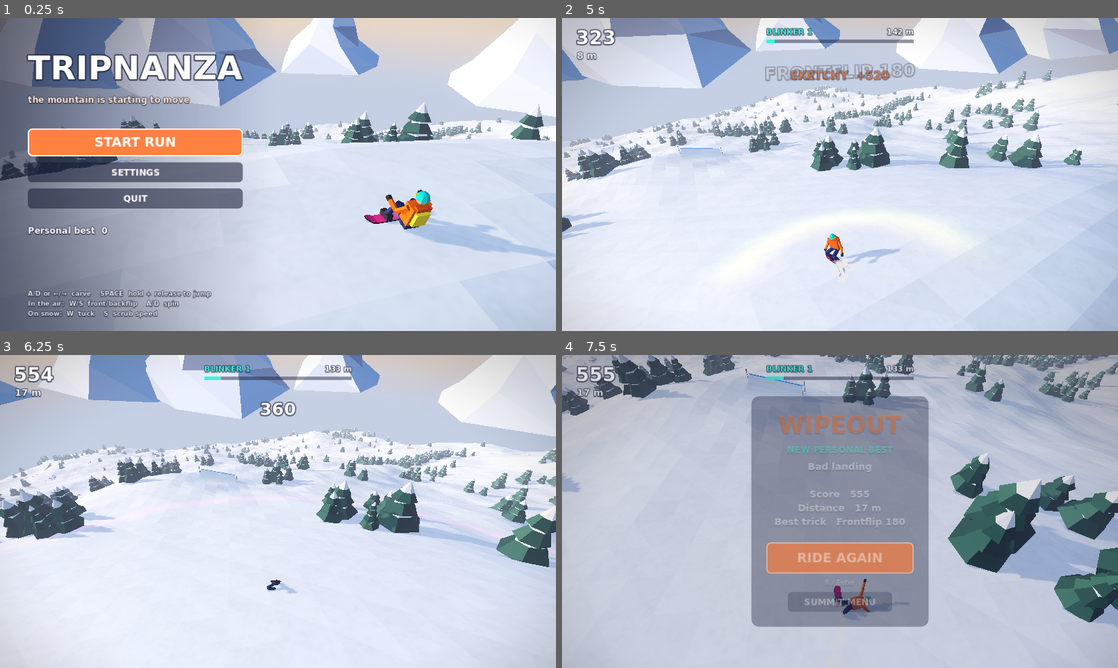
Above: before the commit, frames 1-4 (two rows, left to right).
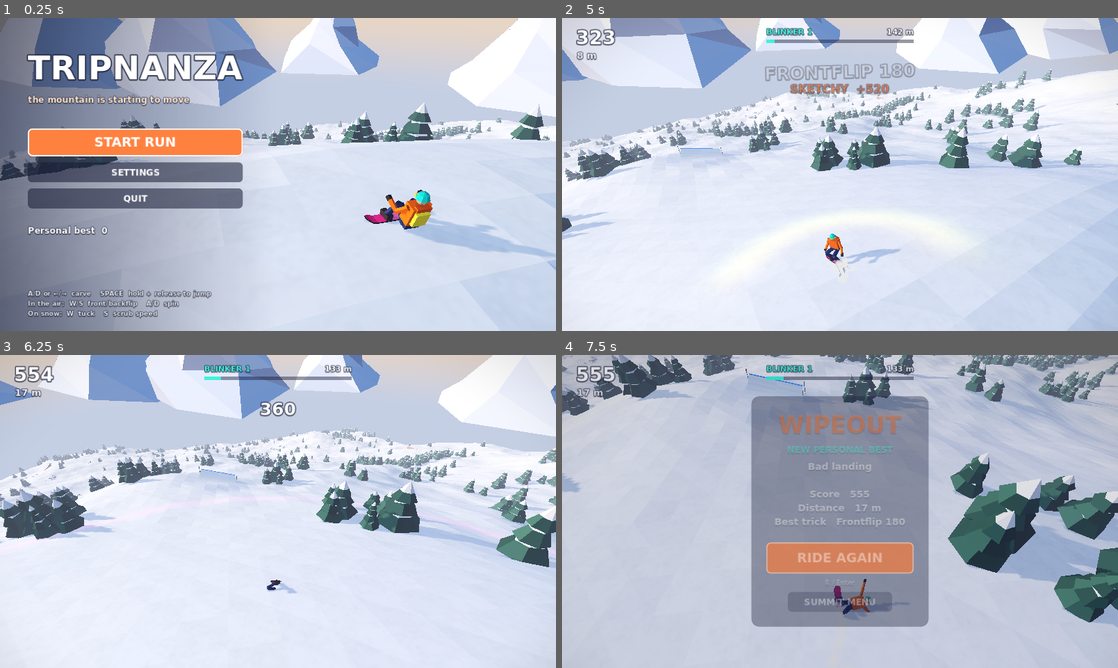
Above: after the commit, the same moments.

Repository: baughcooper2-alt/Tripnanza
Game: Godot game, scene res://scenes/main.tscn
Same seed, same stepped clock (60 frames per second), same inputs: the game is played once before the commit and once after it.
Inputs:
- Up to frame 1 (0.25 s): no input
- Up to frame 2 (5 s): click "START RUN" at 0.5 s; tap Enter at 1.25, 1.55, 2.1, 3.8, 4.35 s; hold D (steer_right) 1.28-2.03 s; hold R (ride_again) 1.28-2.03 s; tap Space (jump) at 1.52, 1.82, 2.27, 2.3, 2.57, 3.77, 4.07 s; hold S (lean_back) 2.03-2.78 s; hold D (steer_right) 2.78-3.53 s; hold Space (jump) 2.78-3.53 s; tap R (ride_again) at 3.05, 3.6 s; hold W (lean_forward) 3.53-4.28 s; hold A (steer_left) from 4.28 s (still down); hold Space (jump) from 4.28 s (still down)
- Up to frame 3 (6.25 s): release Space (jump) at 5.03 s; tap P at 5.1 s; tap Space (jump) at 5.27, 5.57 s; tap R (ride_again) at 5.3 s; release A (steer_left) at 5.78 s; hold S (lean_back) from 5.78 s (still down); hold R (ride_again) from 5.78 s (still down); tap Enter at 6.05 s
- Up to frame 4 (7.5 s): release S (lean_back) at 6.53 s; release R (ride_again) at 6.53 s; hold D (steer_right) 6.53-7.28 s; tap Enter at 6.6 s; tap Space (jump) at 6.77, 6.8, 7.07 s; hold W (lean_forward) from 7.28 s (still down); hold Space (jump) from 7.28 s (still down)

The runs differ from the first frame. In frame 2, 0.9% of the frame differs, in the area x 41-59%, y 16-25%; in frame 3, less than 0.1%; in frame 4, less than 0.1%.

Commit message:
Tune handling, camera, trip readability; fix kaleidoscope leak; exports
- Turn rates/drag tuned for ~20-26 m/s cruising
- Held carve/tuck inputs no longer spin/flip on unplanned air
- Crash camera rises toward top-down; rings stay ahead of camera
- Post kaleidoscope blends colours (no rider copies), bottom masked
- Decor uses alpha blend so colour reads on snow; peak saturation
- macOS ETC2/ASTC enabled so the universal export works
- Music node, restart guard, test hooks

Co-Authored-By: Claude Opus 5.5 <noreply@anthropic.com>
Claude-Session: https://claude.ai/code/session_01DdUZmH6awG3NLJ6CxKHS2j

Diff:
--- a/project.godot
+++ b/project.godot
@@ -28,6 +28,8 @@
 common/physics_ticks_per_second=60
 
 [rendering]
+
+textures/vram_compression/import_etc2_astc=true
 
 renderer/rendering_method="forward_plus"
 anti_aliasing/quality/msaa_3d=1
--- a/scenes/main.tscn
+++ b/scenes/main.tscn
@@ -32,9 +32,9 @@
 tonemap_exposure = 0.95
 tonemap_white = 1.6
 glow_enabled = true
-glow_intensity = 0.6
+glow_intensity = 0.35
 glow_bloom = 0.05
-glow_hdr_threshold = 1.1
+glow_hdr_threshold = 1.35
 fog_enabled = true
 fog_light_color = Color(0.82, 0.86, 0.97, 1)
 fog_density = 0.0013
@@ -50,7 +50,7 @@
 [sub_resource type="ShaderMaterial" id="PostMat"]
 shader = ExtResource("14_post")
 shader_parameter/focus = Vector2(0.5, 0.55)
-shader_parameter/window = Vector2(0.36, 0.42)
+shader_parameter/window = Vector2(0.42, 0.5)
 shader_parameter/kaleido = 0.0
 shader_parameter/echo = 0.0
 shader_parameter/melt = 0.0
@@ -123,6 +123,10 @@
 grow_vertical = 2
 mouse_filter = 2
 
+[node name="Music" type="AudioStreamPlayer" parent="."]
+process_mode = 3
+autoplay = true
+
 [node name="UI" type="CanvasLayer" parent="."]
 layer = 10
 script = ExtResource("10_ui")
--- a/scripts/checkpoints/blinker_gate.gd
+++ b/scripts/checkpoints/blinker_gate.gd
@@ -27,7 +27,7 @@
 	_mat.shader = preload("res://shaders/gate.gdshader")
 	_mat.set_shader_parameter("segments", 9.0 + style * 2.0)
 	_mat.set_shader_parameter("rainbow", clampf(style * 0.35, 0.0, 1.0))
-	_mat.set_shader_parameter("base_color", Vector3(0.35, 0.95, 1.0))
+	_mat.set_shader_parameter("base_color", Color(0.35, 0.95, 1.0))
 	_frame = MeshInstance3D.new()
 	_frame.mesh = _frame_mesh()
 	_frame.material_override = _mat
--- a/scripts/core/main.gd
+++ b/scripts/core/main.gd
@@ -28,6 +28,7 @@
 var paused := false
 var _crash_reason := ""
 var _crash_timer := -1.0
+var _restarting := false
 
 
 func _ready() -> void:
@@ -98,18 +99,26 @@
 
 
 func ride_again() -> void:
+	if _restarting:
+		return
+	_restarting = true
 	_set_paused(false)
 	ui.powder_wipe(func():
 		_reset_world()
 		ui.hide_menu()
-		start_run())
+		start_run()
+		_restarting = false)
 
 
 func to_summit_menu() -> void:
+	if _restarting:
+		return
+	_restarting = true
 	_set_paused(false)
 	ui.powder_wipe(func():
 		_reset_world()
-		ui.show_menu())
+		ui.show_menu()
+		_restarting = false)
 
 
 func _set_paused(on: bool) -> void:
--- a/scripts/core/settings.gd
+++ b/scripts/core/settings.gd
@@ -25,6 +25,8 @@
 		args[kv[0]] = kv[1] if kv.size() > 1 else "1"
 	_register_inputs()
 	load_settings()
+	if args.has("reduced"):
+		reduced_effects = true
 	_apply_window()
 
 
--- a/scripts/debug/playtest.gd
+++ b/scripts/debug/playtest.gd
@@ -29,7 +29,7 @@
 	if capture_dir != "":
 		DirAccess.make_dir_recursive_absolute(capture_dir)
 	rider.landed.connect(func(r): _ev(("x=%.1f vel=%s " % [rider.position.x, rider.vel]) + "landed %s quality=%s pts=%d tilt=%.0f spin_err=%.0f impact=%.1f air=%.2fs" % [r.name, r.quality, r.points, r.tilt, r.spin_err, r.impact, r.air]))
-	rider.took_off.connect(func(): _ev("takeoff x=%.1f z=%.1f vel=%s" % [rider.position.x, rider.position.z, rider.vel]))
+	rider.took_off.connect(func(): _ev("takeoff x=%.1f z=%.1f vel=%s fwd=%s lean=%.2f ramp=%s" % [rider.position.x, rider.position.z, rider.vel, rider.fwd, rider.lean, rider.from_ramp]))
 	rider.crashed.connect(func(reason): _ev("CRASH " + reason))
 	main.blinkers.crossed.connect(func(i, b): _ev("BLINKER %d +%d" % [i, b]); _shot_once("blinker_%d" % i, 0.25))
 	main.trip.phase_changed.connect(func(p): _ev("phase -> " + p))
@@ -77,6 +77,8 @@
 				_shot_once("summit_menu")
 			if t > 3.0:
 				get_tree().quit()
+	if rider.state == Rider.State.AIR and phase != "air" and not (scenario == "long_run" and _ai.back):
+		_ai.steer = 0.0
 	_log_t += dt
 	if _log_t > 2.0 and rider.is_controllable():
 		_log_t = 0.0
@@ -119,13 +121,13 @@
 			if rider.state == Rider.State.RIDING:
 				_set_phase("to_ramp")
 		"to_ramp":
-			_steer_to(Vector2(0.0, 130.0))
+			_steer_to(Vector2(0.0, 72.0) if rider.position.z < 58.0 else Vector2(0.0, 140.0), 4.0)
 			# Carve a little on the way so the screenshot shows an edge.
-			if rider.position.z > 16 and rider.position.z < 25:
-				_ai.steer = 0.7
-				_shot_once("05_carving", 0.4)
-			elif rider.position.z >= 25 and rider.position.z < 33:
-				_ai.steer = -0.7
+			if rider.position.z > 12 and rider.position.z < 18:
+				_ai.steer = 0.75
+				_shot_once("05_carving", 0.25)
+			elif rider.position.z >= 18 and rider.position.z < 24:
+				_ai.steer = -0.75
 			_ai.jump = rider.position.z > 66.0
 			if rider.position.z > 72.9 and rider.state == Rider.State.RIDING:
 				_ai.jump = false
@@ -155,6 +157,8 @@
 				_ai.steer = 0.0
 			if _phase_t > 2.5:
 				_shot_once("09_after_blinker")
+			if Settings.args.has("stop_after_blinker") and _phase_t > 3.5:
+				_finish()
 			if _phase_t > 6.0:
 				_set_phase("find_tree")
 		"find_tree":
--- a/scripts/rider/rider.gd
+++ b/scripts/rider/rider.gd
@@ -87,6 +87,9 @@
 var _jump_was := false
 var _last_trick := ""
 var _ground_y := 0.0
+var _spin_locked := false
+var _pitch_locked := false
+var _popped := false
 
 
 func _ready() -> void:
@@ -307,6 +310,7 @@
 		charge = 0.0
 		position.y = maxf(position.y, gr.w)
 		vel += nn * pop
+		_popped = true
 		_take_off(false)
 		pop_t = 0.3
 		return
@@ -370,6 +374,13 @@
 	var hv := Vector3(vel.x, 0, vel.z)
 	air_head = fwd if hv.length() < 1.0 else fwd
 	_last_trick = ""
+	# Unplanned air (rolling off a lip or roller without popping): inputs that
+	# were already held for carving or tucking don't start a spin or flip until
+	# they are released and pressed again. A deliberate pop allows pre-winding.
+	var i := _inp()
+	_spin_locked = not _popped and absf(i.steer) > 0.1
+	_pitch_locked = not _popped and (i.forward or i.back)
+	_popped = false
 	took_off.emit()
 
 
@@ -385,6 +396,8 @@
 		vel.y += lip_pop_bonus + charge * ollie_charge_bonus * 0.5
 		pop_t = 0.3
 		charge = 0.0
+		_spin_locked = false
+		_pitch_locked = false
 	_jump_was = jump
 	vel.y -= gravity * dt
 	position += vel * dt
@@ -394,6 +407,14 @@
 	# Rotation: hold to tuck and rotate, release to untuck and slow down.
 	var pitch_in := (1.0 if i.back else 0.0) - (1.0 if i.forward else 0.0)
 	var spin_in: float = i.steer
+	if _spin_locked:
+		if absf(spin_in) < 0.1:
+			_spin_locked = false
+		spin_in = 0.0
+	if _pitch_locked:
+		if absf(pitch_in) < 0.1:
+			_pitch_locked = false
+		pitch_in = 0.0
 	var acc := deg_to_rad(rotation_accel_deg) * dt
 	var dec := deg_to_rad(untuck_decay_deg) * dt
 	if absf(pitch_in) > 0.1:
--- a/scripts/trip/trip_director.gd
+++ b/scripts/trip/trip_director.gd
@@ -57,6 +57,11 @@
 	phase = "Sober"
 	phase_changed.emit(phase)
 	_gap = 10.0
+	if Settings.args.has("encounter_gap"):
+		# Test hook: bring encounters closer together.
+		_gap = 2.0
+		var g := float(Settings.args["encounter_gap"])
+		encounter_gap = Vector2(g, g)
 	_enc_index = 0
 	if encounters:
 		encounters.clear_all()
--- a/scripts/ui/game_ui.gd
+++ b/scripts/ui/game_ui.gd
@@ -386,7 +386,7 @@
 	tw2.set_parallel(true)
 	tw2.tween_property(trick_label, "modulate:a", 0.0, 0.35)
 	tw2.tween_property(bank_label, "modulate:a", 0.0, 0.45)
-	tw2.tween_property(bank_label, "position:y", BANK_Y - 90.0, 0.45).set_ease(Tween.EASE_IN)
+	tw2.tween_property(bank_label, "position:y", BANK_Y - 24.0, 0.45).set_ease(Tween.EASE_IN)
 
 
 ## Blinker: rainbow sweep across the progress bar and a slide-in tag beneath.
--- a/shaders/gate.gdshader
+++ b/shaders/gate.gdshader
@@ -1,7 +1,7 @@
 // Blinker gate frame. UV.x = position along the frame from base (0) to crown
 // (1). Segments light up from the snow toward the crown as `lit` rises.
 shader_type spatial;
-render_mode unshaded, cull_disabled, shadows_disabled, blend_add, depth_draw_never;
+render_mode unshaded, cull_disabled, shadows_disabled, blend_mix, depth_draw_never;
 
 #include "res://shaders/trip_common.gdshaderinc"
 
@@ -18,5 +18,6 @@
 	float gap = smoothstep(0.0, 0.12, fract(UV.x * segments)) * smoothstep(1.0, 0.88, fract(UV.x * segments));
 	vec3 c = mix(base_color, hue_rgb(seg * 0.6 + trip_time * 0.2), rainbow);
 	float glow = mix(0.12, 1.0, on) * (0.85 + 0.15 * sin(trip_time * 3.0 - seg * 6.0)) + pulse;
-	ALBEDO = c * glow * gap * fade * 1.4;
+	ALBEDO = c * (0.8 + 0.9 * glow);
+	ALPHA = clamp(glow * gap * fade, 0.0, 1.0);
 }
--- a/shaders/hallucination.gdshader
+++ b/shaders/hallucination.gdshader
@@ -1,7 +1,7 @@
 // Decorative hallucinations: glowing, translucent, liquid rainbow, no shading,
 // no shadows, no rim. Deliberately the opposite of the solid-hazard look.
 shader_type spatial;
-render_mode unshaded, cull_disabled, blend_add, depth_draw_never, shadows_disabled, fog_disabled;
+render_mode unshaded, cull_disabled, blend_mix, depth_draw_never, shadows_disabled, fog_disabled;
 
 #include "res://shaders/trip_common.gdshaderinc"
 
@@ -40,5 +40,6 @@
 	} else {
 		col = hue_rgb(UV.x + trip_time * 0.3 + hue_offset);
 	}
-	ALBEDO = col * alpha * keep * grow;
+	ALBEDO = col;
+	ALPHA = clamp(alpha * keep * grow, 0.0, 1.0);
 }
--- a/shaders/terrain.gdshader
+++ b/shaders/terrain.gdshader
@@ -38,6 +38,7 @@
 	vec3 emi = vec3(0.0);
 	float near_keep = smoothstep(7.0, 26.0, d_rider);    // 0 near rider -> 1 far
 	float far_only = smoothstep(35.0, 90.0, d_rider);
+	float mid_field = smoothstep(14.0, 60.0, d_rider);
 
 	// --- Onset: snow grain flowing against the direction of travel.
 	vec2 flow = wpos.xz * 2.2 + travel_dir.xz * trip_time * 1.6;
@@ -75,7 +76,7 @@
 
 	// --- Liquid marbling + Julia-set paisley in the far field and edges.
 	float edge = smoothstep(0.3, 0.75, abs(SCREEN_UV.x - 0.5) * 2.0) + smoothstep(0.35, 0.0, SCREEN_UV.y);
-	float mask = clamp(max(far_only, edge * near_keep), 0.0, 1.0) * trip_marble;
+	float mask = clamp(max(mid_field * 0.85, edge * near_keep), 0.0, 1.0) * trip_marble;
 	if (mask > 0.01) {
 		vec2 q = wpos.xz * 0.012;
 		vec2 w = vec2(fbm(q + trip_time * 0.03), fbm(q + 7.3 - trip_time * 0.025));
@@ -86,8 +87,8 @@
 		jp = vec2(jp.x * cos(trip_time * 0.03) - jp.y * sin(trip_time * 0.03), jp.x * sin(trip_time * 0.03) + jp.y * cos(trip_time * 0.03));
 		vec3 jul = julia_bands(jp, trip_time);
 		vec3 trip_col = mix(marble, jul, smoothstep(0.55, 0.9, trip_intensity) * far_only);
-		alb = mix(alb, trip_col * 0.6 + 0.25, mask * 0.75);
-		emi += trip_col * mask * 0.35;
+		alb = mix(alb, trip_col * 0.85, mask * 0.8);
+		emi += trip_col * mask * 0.12;
 	}
 
 	// --- Waves: landed flips (wave_*) and blinker crossings (gate_wave_*).
--- a/shaders/trip_post.gdshader
+++ b/shaders/trip_post.gdshader
@@ -7,7 +7,7 @@
 
 uniform sampler2D screen_tex : hint_screen_texture, filter_linear_mipmap;
 uniform vec2 focus = vec2(0.5, 0.6);      // rider + line ahead, in screen UV
-uniform vec2 window = vec2(0.36, 0.42);   // protected ellipse radii
+uniform vec2 window = vec2(0.42, 0.5);   // protected ellipse radii
 uniform float kaleido = 0.0;
 uniform float echo = 0.0;
 uniform float melt = 0.0;
@@ -25,30 +25,19 @@
 	vec2 p = (uv - focus) / window;
 	float r = length(p);
 	float edge = smoothstep(0.85, 1.6, r);
+	// Strongest at the top (distance) and far sides; gentle at the bottom corners
+	// where hazards you are passing still need to read.
+	float vmask = mix(1.0, 0.25, smoothstep(0.45, 0.85, uv.y));
 	float k = 1.0 - reduced * 0.75;
 
 	// Liquid swirl at the edges (melting-portrait reference).
 	vec2 w = vec2(fbm(uv * 3.0 + trip_time * 0.07), fbm(uv * 3.0 + 4.1 - trip_time * 0.06)) - 0.5;
-	vec2 suv = uv + w * 0.06 * trip_warp * edge * k;
+	vec2 suv = uv + w * 0.06 * trip_warp * edge * vmask * k;
 	// Drips running down from the top edge.
 	float drip_col = vnoise(vec2(uv.x * 26.0, 0.0)) ;
 	float drip_len = drip_col * 0.25 * melt * k;
 	float in_drip = smoothstep(drip_len, drip_len - 0.04, uv.y) * step(0.45, drip_col);
 	suv.y -= in_drip * 0.05 * melt;
-
-	// Kaleidoscope: fold the angle around the focus but keep the radius, so
-	// the folded image comes from the edge ring only (never copies the rider).
-	if (kaleido > 0.001) {
-		vec2 c = (suv - focus) * vec2(aspect, 1.0);
-		float ang = atan(c.y, c.x) + trip_time * 0.04;
-		float seg = 6.2831 / 6.0;
-		float fa = abs(mod(ang, seg) - seg * 0.5) - trip_time * 0.04 + 1.5708 * 0.0;
-		vec2 kuv = focus + vec2(cos(fa), sin(fa)) * length(c) / vec2(aspect, 1.0);
-		// Bilateral mirror (flower reference) blended in at the very sides.
-		vec2 muv = vec2(0.5 - abs(suv.x - 0.5), suv.y);
-		kuv = mix(kuv, muv, 0.5 + 0.5 * sin(trip_time * 0.1));
-		suv = mix(suv, kuv, edge * kaleido * k);
-	}
 
 	vec3 col = tex(suv);
 
@@ -57,6 +46,23 @@
 	float ab = aberration * edge * (0.004 + speed01 * 0.006) * k;
 	col.r = tex(suv + dir * ab * 2.0).r;
 	col.b = tex(suv - dir * ab * 2.0).b;
+
+	// Kaleidoscope: fold the angle around the focus but keep the radius, so
+	// the folded image comes from the edge ring only (never copies the rider).
+	// Colours are blended, never coordinates, so nothing from the centre leaks out.
+	float kal = edge * kaleido * vmask * k;
+	if (kal > 0.001) {
+		vec2 c = (suv - focus) * vec2(aspect, 1.0);
+		float ang = atan(c.y, c.x);
+		float seg = 6.2831 / 6.0;
+		float fa = abs(mod(ang + trip_time * 0.04, seg) - seg * 0.5);
+		vec2 kuv = focus + vec2(cos(fa), sin(fa)) * length(c) / vec2(aspect, 1.0);
+		vec3 kc = tex(kuv);
+		// Bilateral mirror (flower reference): right side reflects the left edge.
+		vec3 mc = tex(vec2(min(suv.x, 1.0 - suv.x), suv.y));
+		vec3 fold = mix(kc, mc, 0.5 + 0.5 * sin(trip_time * 0.1));
+		col = mix(col, fold, kal);
+	}
 
 	// Radial zoom echo: hue-shifted copies streaming outward (astronaut reference).
 	if (echo > 0.001) {
@@ -67,14 +73,19 @@
 			vec3 s = tex(e_uv);
 			acc += s * hue_rgb(f * 0.35 + trip_time * 0.05 + trip_hue) * (1.0 - f * 0.5);
 		}
-		col = mix(col, max(col, acc * 0.55), edge * echo * k);
+		col = mix(col, col * 0.6 + acc * 0.45, edge * echo * k);
 	}
 
 	// Rainbow liquid boundaries in the far top of the image.
 	float top = smoothstep(0.32, 0.0, uv.y) * trip_warp * k;
 	vec3 liquid = hue_rgb(fbm(uv * 4.0 + w * 2.0 + trip_time * 0.03) * 2.0 + trip_hue);
-	col = mix(col, col * 0.5 + liquid * 0.6, top * 0.45);
+	col = mix(col, col * 0.35 + liquid * 0.65, top * 0.5);
 	col = mix(col, col * 0.4 + liquid * 0.7, in_drip * melt * 0.7);
+
+	// Saturation lift with the trip (away from the protected window).
+	float luma = dot(col, vec3(0.299, 0.587, 0.114));
+	col = mix(vec3(luma), col, 1.0 + trip_intensity * (0.25 + 0.45 * edge) * k);
+	col = max(col, vec3(0.0));
 
 	// Gentle vignette (always on) that tints toward violet with the trip.
 	float vig = smoothstep(1.1, 2.2, r);
